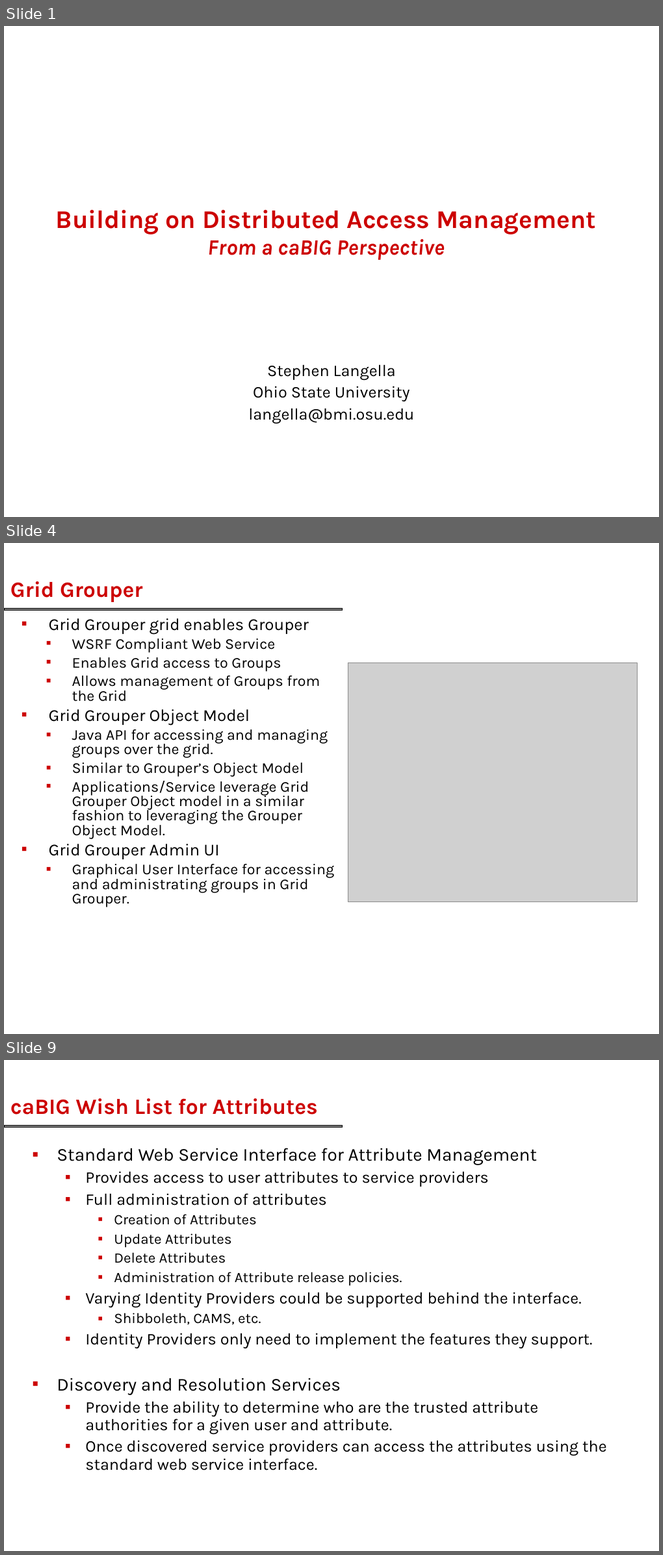
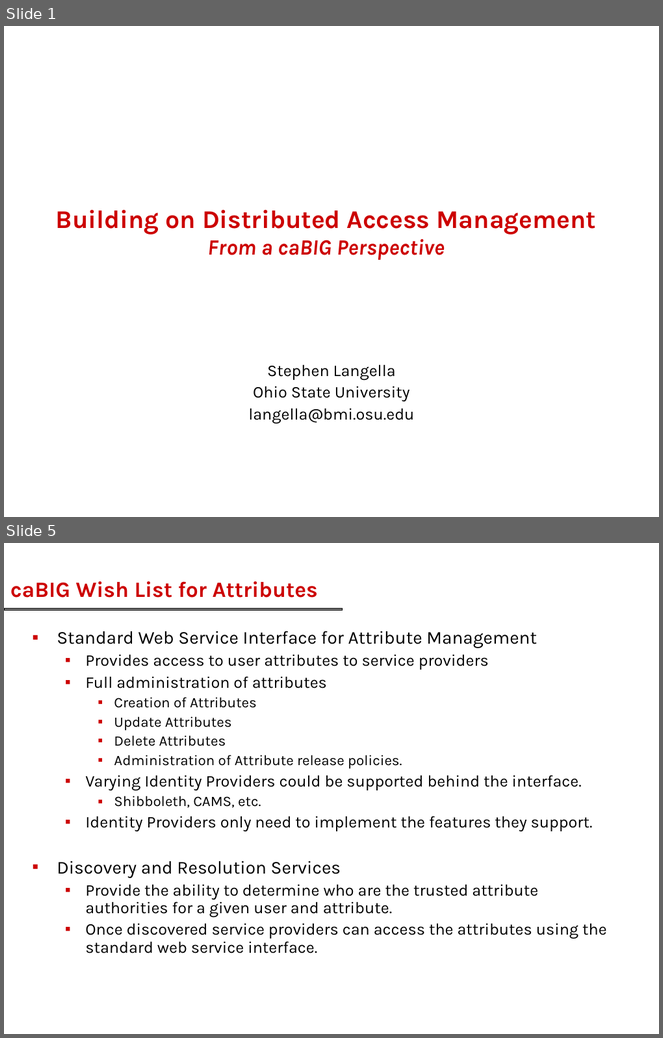
Before and after one commit to NCIP/cagrid-portal, a slide deck: cagrid-1-0/Documentation/presentations/security/gridgrouper/gridgrouper-educause-camp-future-nov-2006.ppt. Shown one above the other, each under a label of ours: slides 1, 4 and 9 before the commit, slides 1 and 5 after it; the slides between them are not shown. The pictures are 663x1555 and 663x1038 pixels, drawn with LibreOffice and Linux fonts; fonts in the diff are those of the drawing; grey boxes stand for pictures; background and template pictures are left out. Boxes give left, top, right and bottom in pixels: in the first picture for what was removed or moved away, otherwise in the second. Text is boxed around its words. In the diff, an @@ line names an element or a change of style, - is before the commit and + after.

```diff
--- a/cagrid-1-0/Documentation/presentations/security/gridgrouper/gridgrouper-educause-camp-future-nov-2006.ppt
+++ b/cagrid-1-0/Documentation/presentations/security/gridgrouper/gridgrouper-educause-camp-future-nov-2006.ppt
@@ slide 4 removed at box(4, 543, 659, 1034), background #FFFFFF; not listed: 1 template element that a slide beside it also shows @@
@@ title removed at box(10, 581, 142, 602) @@
-Grid Grouper
@@ text removed at box(49, 618, 335, 908) @@
-▪ Grid Grouper grid enables Grouper
-  ▪ WSRF Compliant Web Service
-  ▪ Enables Grid access to Groups
-  ▪ Allows management of Groups from the Grid
-▪ Grid Grouper Object Model
-  ▪ Java API for accessing and managing groups over the grid.
-  ▪ Similar to Grouper’s Object Model
-  ▪ Applications/Service leverage Grid Grouper Object model in a similar fashion to leveraging the Grouper Object Model.
-▪ Grid Grouper Admin UI
-  ▪ Graphical User Interface for accessing and administrating groups in Grid Grouper.
@@ picture removed at box(348, 663, 638, 902) @@
@@ what was slide 9 is now slide 5 @@
```
Also in this commit, not shown: 3 slides changed, 3 other slides removed, 1 other file.
